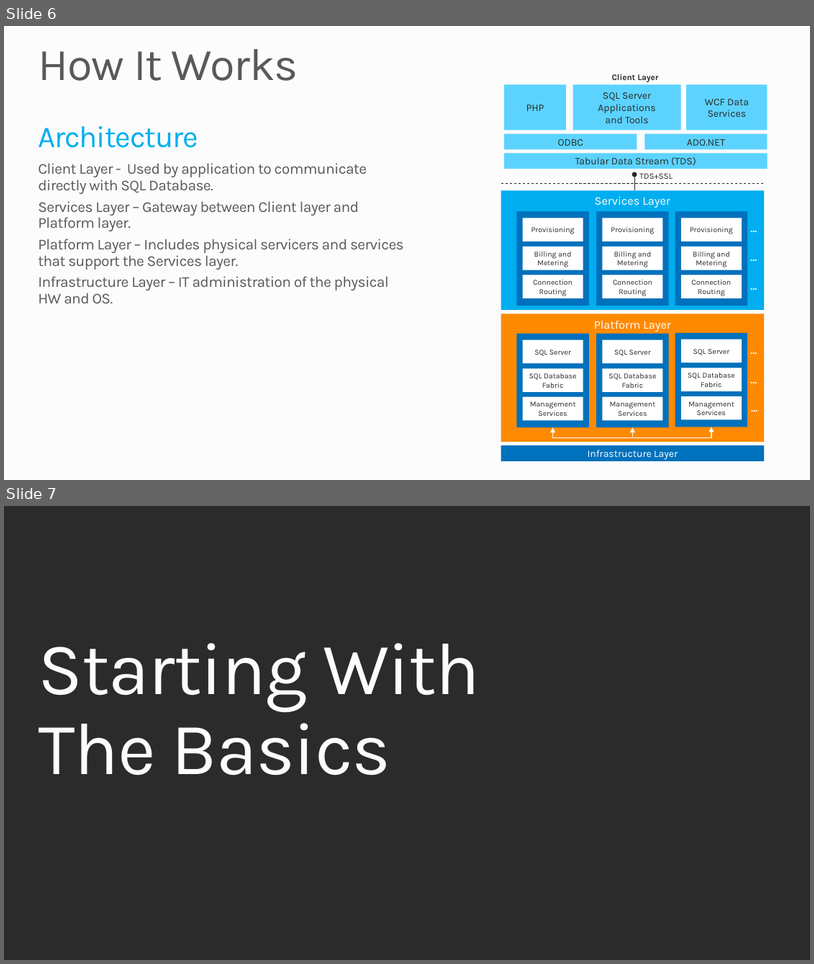
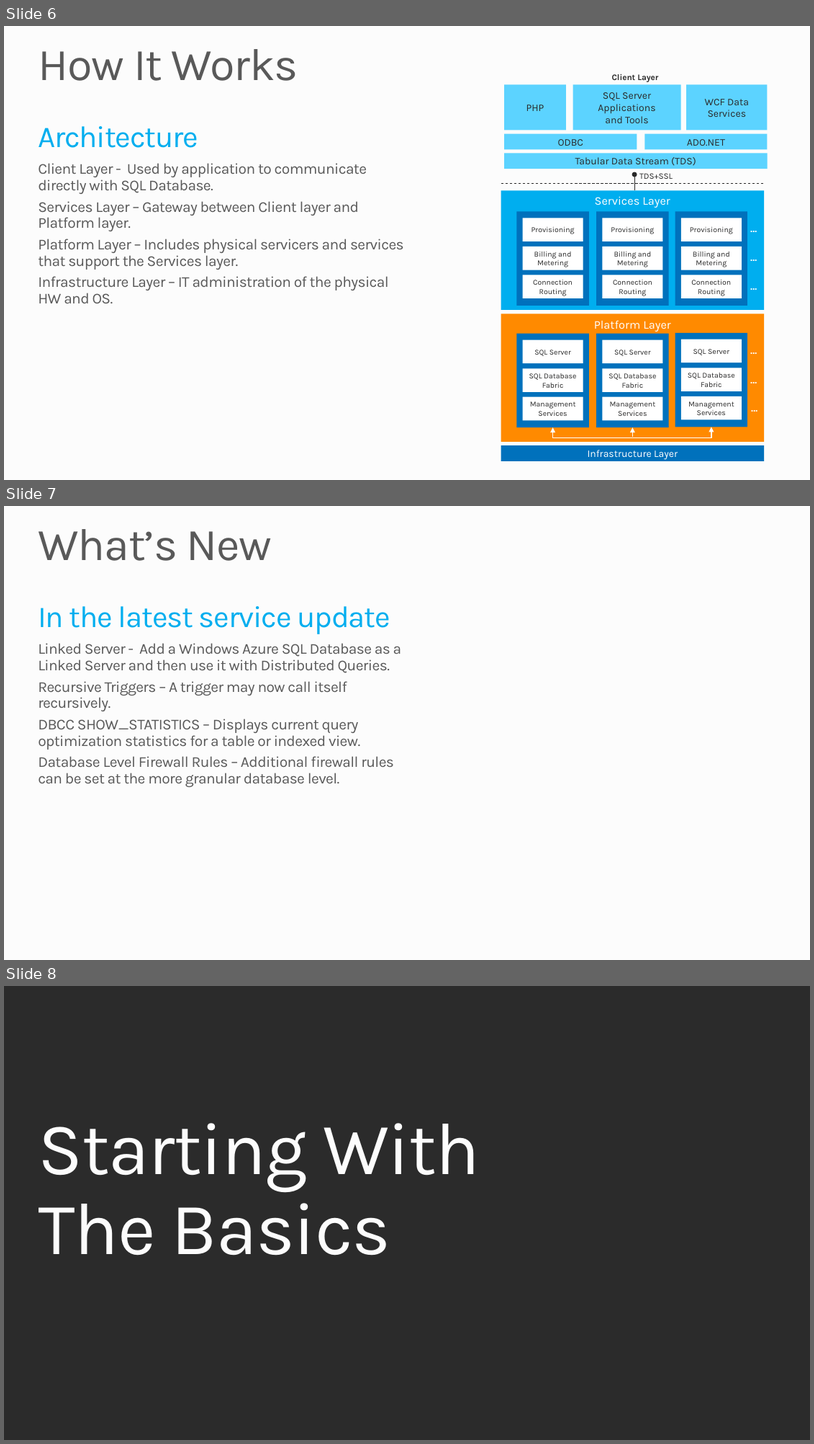
Before and after one commit to mcollier/PRESENTATION-SQLDatabase, a slide deck: SQLDatabase.pptx. Shown one above the other, each under a label of ours: slides 6 and 7 before the commit, slides 6, 7 and 8 after it. The pictures are 814x964 and 814x1444 pixels, drawn with LibreOffice and Linux fonts; fonts in the diff are those of the drawing; background and template pictures are left out; a plain dark background stands for a picture behind light text. Boxes give left, top, right and bottom in pixels: in the first picture for what was removed or moved away, otherwise in the second. Text is boxed around its words. In the diff, an @@ line names an element or a change of style, - is before the commit and + after.

```diff
--- a/SQLDatabase.pptx
+++ b/SQLDatabase.pptx
@@ slide 7 added at [4,506,810,960], background #FCFCFC @@
@@ title added at [39,529,273,561], 54 pt, text #595959 @@
+What’s New
@@ text added at [38,606,402,787], 18 pt, text #595959 @@
+In the latest service update
+  Linked Server - Add a Windows Azure SQL Database as a Linked Server and then use it with Distributed Queries.
+  Recursive Triggers – A trigger may now call itself recursively.
+  DBCC SHOW_STATISTICS – Displays current query optimization statistics for a table or indexed view.
+  Database Level Firewall Rules – Additional firewall rules can be set at the more granular database level.
@@ what was slide 7 is now slide 8 @@
```
Also in this commit, not shown: 1 slide changed.
